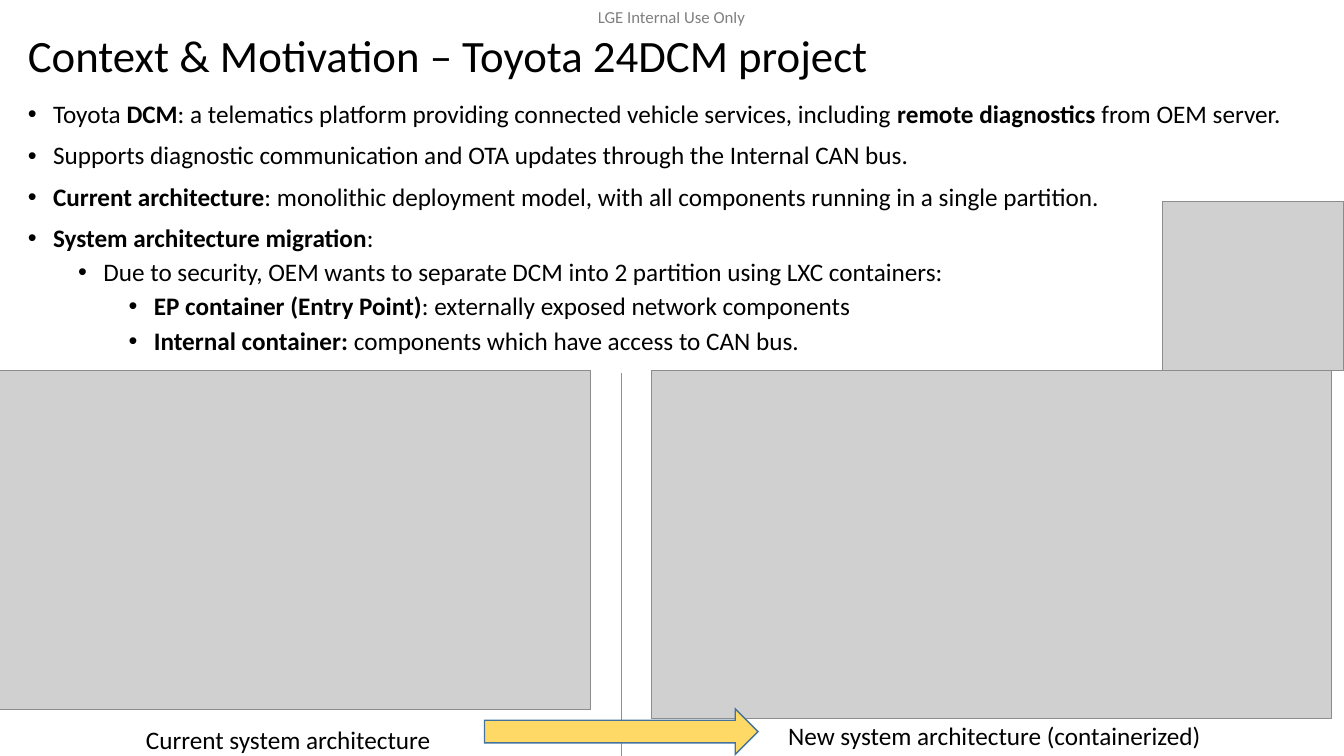
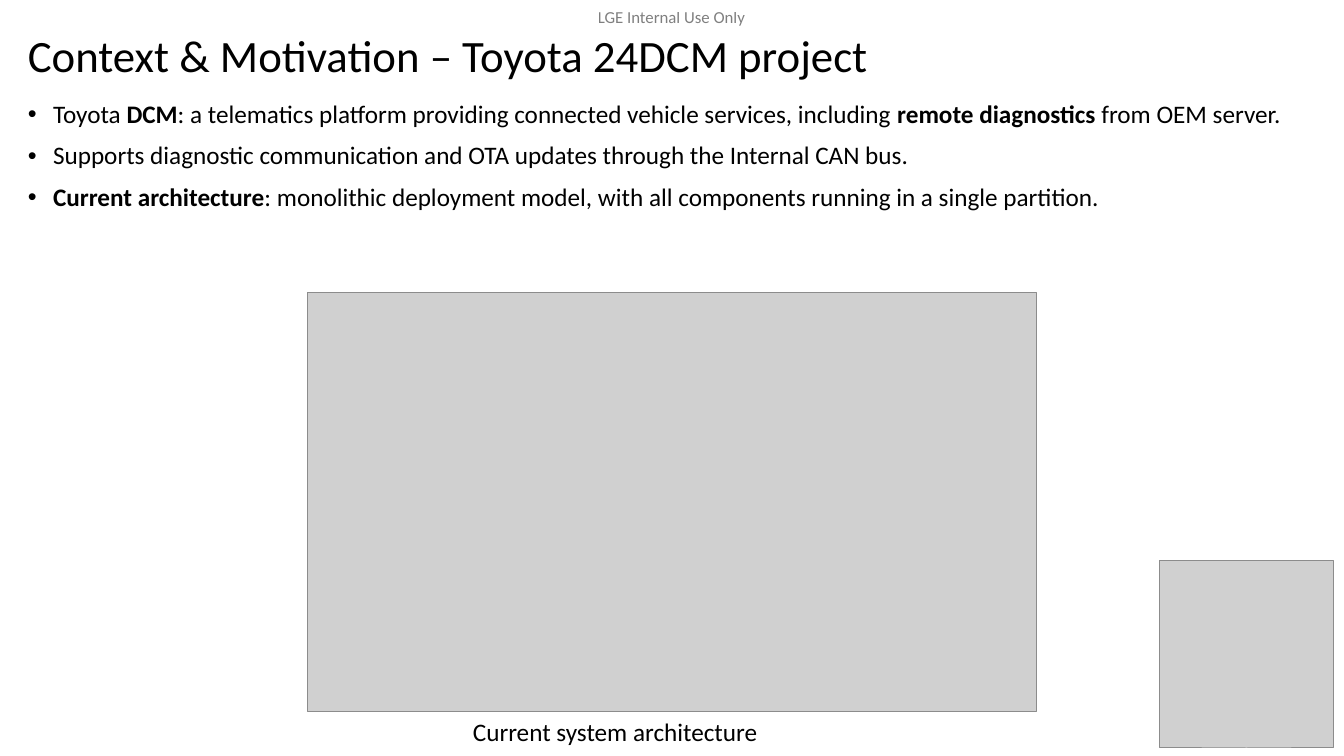
Before and after one commit to btqt/fe, a slide deck: slide 3 of design/FE_phi.vu_Design of Secure Remote Diag on Container Separation Architecture_3rd.pptx. Drawn at 1344x756 pixels with LibreOffice and Linux fonts; fonts in the diff are those of the drawing; grey boxes stand for pictures; background and template pictures are left out. Boxes give left, top, right and bottom in pixels: in the first picture for what was removed or moved away, otherwise in the second. Text is boxed around its words. In the diff, an @@ line names an element or a change of style, - is before the commit and + after.

```diff
--- a/design/FE_phi.vu_Design of Secure Remote Diag on Container Separation Architecture_3rd.pptx
+++ b/design/FE_phi.vu_Design of Secure Remote Diag on Container Separation Architecture_3rd.pptx
@@ picture removed at [1163,202,1344,370] @@
@@ text at [53,229,942,354]: paragraphs removed @@
-• System architecture migration:
-  • Due to security, OEM wants to separate DCM into 2 partition using LXC containers:
-    • EP container (Entry Point): externally exposed network components
-    • Internal container: components which have access to CAN bus.
@@ picture: place and size @@
-picture at [0,370,591,710]
+picture at [308,292,1036,712]
@@ line removed from (621, 373) to (621, 756) @@
@@ picture removed at [652,370,1332,719] @@
@@ picture added at [1159,561,1334,748] @@
@@ text "Current system architecture": place and size @@
-text "Current system architecture" at [146,731,430,753]
+text "Current system architecture" at [473,723,757,745]
@@ right arrow removed at [485,709,758,754] @@
@@ text removed at [788,727,1200,749] @@
-New system architecture (containerized)
```
Also in this commit, not shown: 7 other slides changed, 1 slide added, 2 other files.
